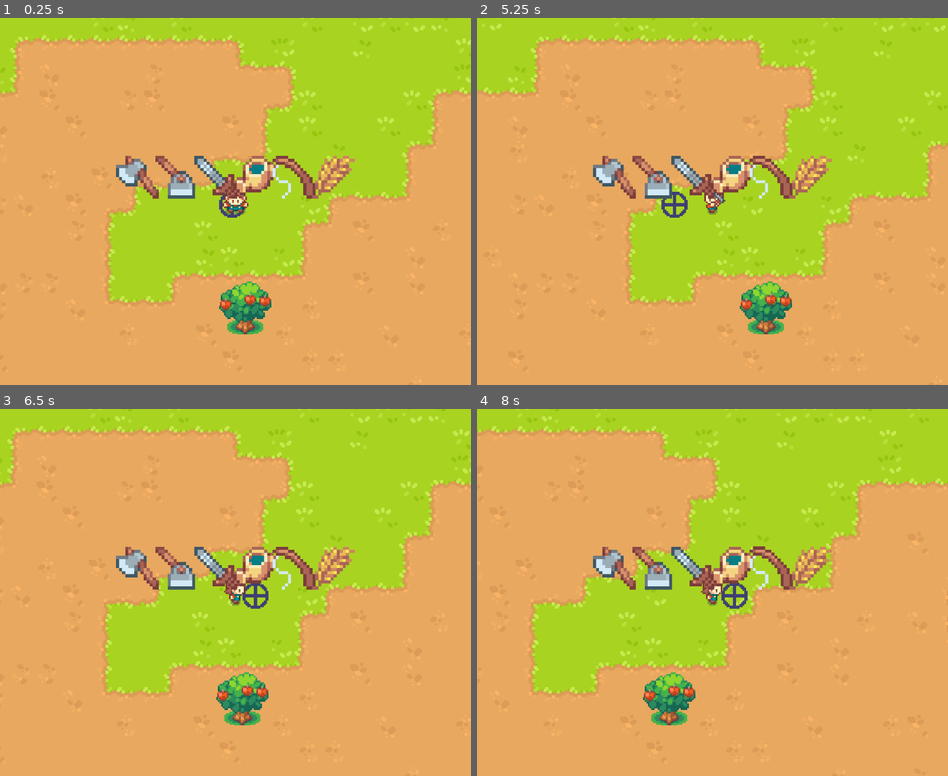
Above: before the commit, frames 1-4 (two rows, left to right).
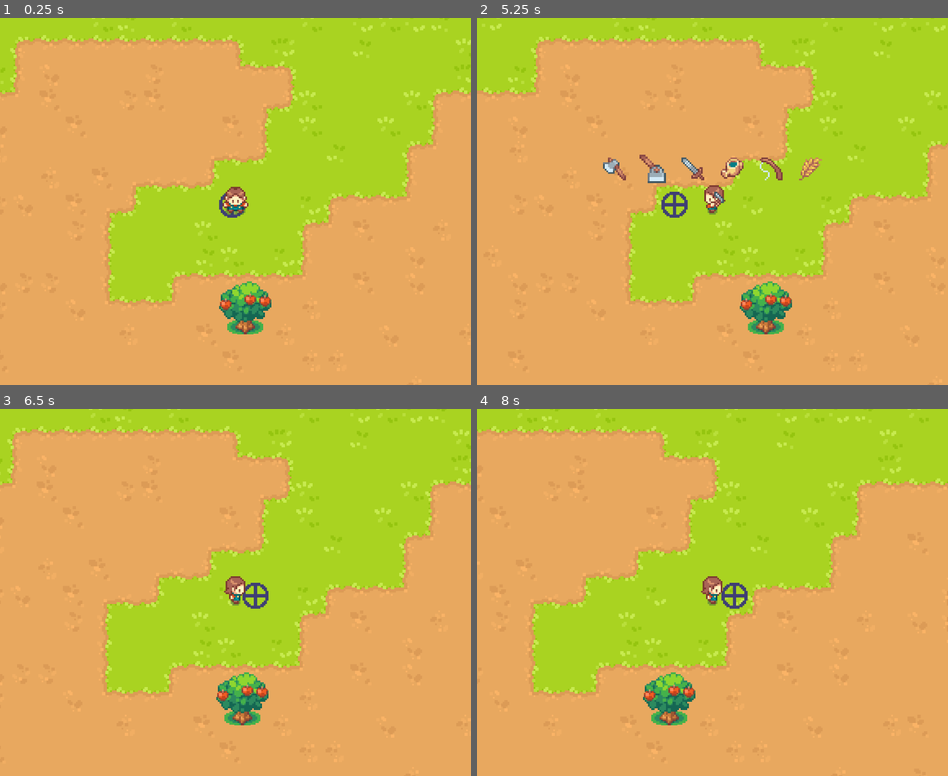
Above: after the commit, the same moments.

Repository: Offshoots/Godot-Valley-Tutorial
Game: Godot game, scene res://scenes/levels/level.tscn
The game is run twice, just before and just after one commit, with the same random seed, the same clock (stepped at 60 frames per second) and the same inputs.
Inputs:
- Up to frame 1 (0.25 s): no input
- Up to frame 2 (5.25 s): hold D (right) 0.53-1.28 s; tap Space (action) every 0.75 s from 0.6 to 5.1 s; hold Q (tool_backward) 1.28-2.03 s; hold D (right) 2.03-2.78 s; hold E (tool_forward) 2.78-3.53 s; hold A (left) 3.53-5.03 s; hold Q (tool_backward) from 5.03 s (still down)
- Up to frame 3 (6.5 s): release Q (tool_backward) at 5.78 s; hold D (right) from 5.78 s (still down); tap Space (action) at 5.85 s
- Up to frame 4 (8 s): release D (right) at 6.53 s; hold E (tool_forward) 6.53-7.28 s; tap Space (action) at 6.6, 7.35 s; hold D (right) from 7.28 s (still down)

The runs differ from the first frame. In frame 1, 2.9% of the frame differs, in the area x 24-76%, y 37-50%; in frame 2, 2.9%; in frame 3, 2.9%; in frame 4, 3.0%.

Commit message:
1_11_2026
Current Timestamp: 3:05:13
Completed Tool UI.
Begin Exercise for Seed UI.

Diff:
--- a/scenes/characters/player.gd
+++ b/scenes/characters/player.gd
@@ -27,6 +27,7 @@
 		var dir = Input.get_axis("tool_backward", "tool_forward")
 		current_tool = posmod((current_tool + int(dir)), Enum.Tool.size()) as Enum.Tool
 		#print(current_tool)
+		$ToolUI.reveal()
 
 	if Input.is_action_just_pressed("action"):
 		tool_state_machine.travel(Data.TOOL_STATE_ANIMATIONS[current_tool])
--- a/scenes/ui/tool_ui.gd
+++ b/scenes/ui/tool_ui.gd
@@ -13,7 +13,7 @@
 
 func _ready() -> void:
 	texture_setup(Enum.Tool.values(), TOOL_TEXTURES, $ToolContainer)
-
+	$ToolContainer.hide()
 
 func texture_setup(enum_list: Array, textures: Dictionary, container: HBoxContainer):
 	for enum_id in enum_list:
@@ -21,3 +21,19 @@
 		#preloaded the Texture UI scene and now using the setup func, passing in each tool via enum_id in this for loop, and textures dictionary indexed for that enum_id
 		tool_texture.setup(enum_id, textures[enum_id])
 		container.add_child(tool_texture)
+
+#Reveal and Hide Timer are both improvements to the visual queue of the tool GUI.
+#ToolGUI opens on button to cycle then closes 1 second later.
+func reveal():
+	$HideTimer.start()
+	$ToolContainer.show()
+	#In this case "Tool UI" scene is a child of the "Player" Scene so we can use "get_parent" to access the Player code which includes "current_tool"
+	var target = get_parent().current_tool
+	#Now we want to check for the texture of the current_tool and enlarge it when it is selected for a visual queue in the GUI.
+	#We use a for loop and check each texture in the ToolConainer (via get_children) and look for the current_tool
+	for texture in $ToolContainer.get_children():
+		#highlight is a func we have created in the "Tool_ui_texture" script
+		texture.highlight(target == texture.tool_enum)
+
+func _on_hide_timer_timeout() -> void:
+	$ToolContainer.hide()
--- a/scenes/ui/tool_ui.tscn
+++ b/scenes/ui/tool_ui.tscn
@@ -21,6 +21,11 @@
 anchor_top = 0.5
 anchor_right = 0.5
 anchor_bottom = 0.5
-offset_bottom = -30.0
+offset_bottom = -40.0
 grow_horizontal = 2
 grow_vertical = 2
+
+[node name="HideTimer" type="Timer" parent="."]
+one_shot = true
+
+[connection signal="timeout" from="HideTimer" to="." method="_on_hide_timer_timeout"]
--- a/scenes/ui/tool_ui_texture.gd
+++ b/scenes/ui/tool_ui_texture.gd
@@ -5,3 +5,9 @@
 func setup(new_tool_enum: Enum.Tool, main_texture: Texture2D):
 	tool_enum = new_tool_enum
 	$TextureRect.texture = main_texture
+
+func highlight(selected: bool):
+	var tween = create_tween()
+	var target_size = Vector2(20,20) if selected else Vector2(16,16)
+	#Set the property "custom_minimum_size" of the "TextureRect" here in this "Tool_UI_texture" scene, to the "target_size" of 20x20 or 16x16, with a duration for the change of 0.1 seconds.
+	tween.tween_property($TextureRect, "custom_minimum_size", target_size, 0.1)
--- a/scenes/ui/tool_ui_texture.tscn
+++ b/scenes/ui/tool_ui_texture.tscn
@@ -12,10 +12,17 @@
 script = ExtResource("1_lwqux")
 
 [node name="TextureRect" type="TextureRect" parent="."]
+custom_minimum_size = Vector2(16, 16)
 layout_mode = 1
-anchors_preset = 15
-anchor_right = 1.0
-anchor_bottom = 1.0
+anchors_preset = 8
+anchor_left = 0.5
+anchor_top = 0.5
+anchor_right = 0.5
+anchor_bottom = 0.5
+offset_left = -8.0
+offset_top = -8.0
+offset_right = 8.0
+offset_bottom = 8.0
 grow_horizontal = 2
 grow_vertical = 2
 texture = ExtResource("1_l0pbw")
